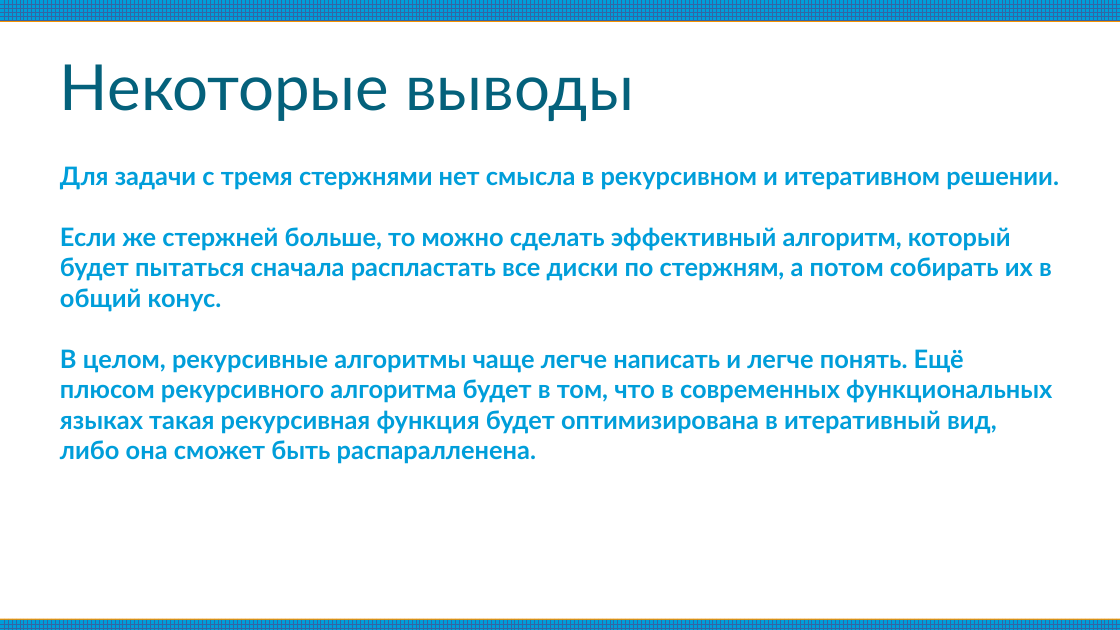
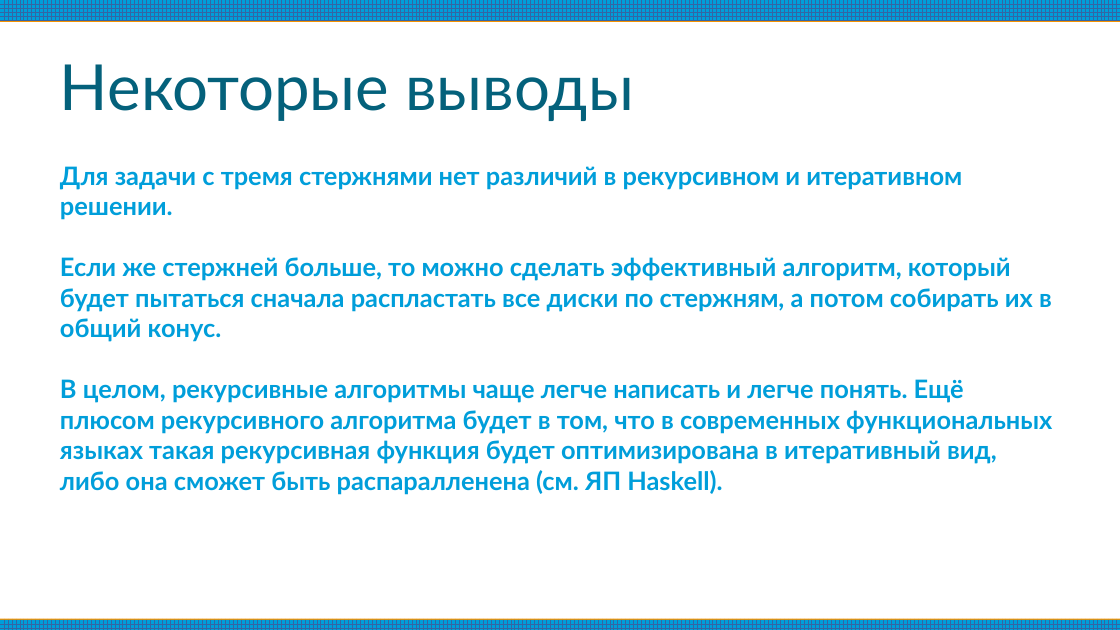
Before and after one commit to andreymlv/tstu-computation-theory, a slide deck: slide 13 of CourseWork/report/presentation.odp. Drawn at 1120x630 pixels with LibreOffice and Linux fonts; fonts in the diff are those of the drawing. Boxes give left, top, right and bottom in pixels: in the first picture for what was removed or moved away, otherwise in the second. Text is boxed around its words. In the diff, an @@ line names an element or a change of style, - is before the commit and + after.

```diff
--- a/CourseWork/report/presentation.odp
+++ b/CourseWork/report/presentation.odp
@@ subtitle at box(60, 166, 962, 220): text changed @@
-Для задачи с тремя стержнями нет смысла в рекурсивном и итеративном решении.
+Для задачи с тремя стержнями нет различий в рекурсивном и итеративном решении.
@@ subtitle at box(60, 379, 1052, 494): text changed @@
-В целом, рекурсивные алгоритмы чаще легче написать и легче понять. Ещё плюсом рекурсивного алгоритма будет в том, что в современных функциональных языках такая рекурсивная функция будет оптимизирована в итеративный вид, либо она сможет быть распаралленена.
+В целом, рекурсивные алгоритмы чаще легче написать и легче понять. Ещё плюсом рекурсивного алгоритма будет в том, что в современных функциональных языках такая рекурсивная функция будет оптимизирована в итеративный вид, либо она сможет быть распаралленена (см. ЯП Haskell).
```
Also in this commit, not shown: 1 other slide changed, 1 other file.
